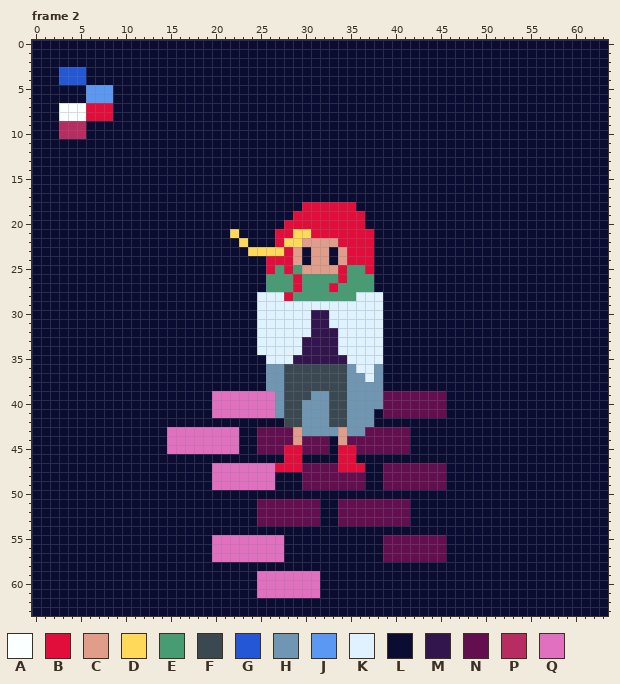
Pixel-art file -- concept art/sprites/more.aseprite. That is the earlier state.
64x64 pixels, 2 frames. Shown: frame 2. The commit also changed other frames, which this record leaves out.
Palette (. is transparent): A #faffff  B #e10e3c  C #e09d89  D #ffd95a  E #489c73  F #3a4852  G #2357d5  H #6f97b3  J #5b98f4  K #dff2ff  L #0b0c31  M #32154d  N #630f4f  P #b72d61  Q #e170c0
And afterwards:
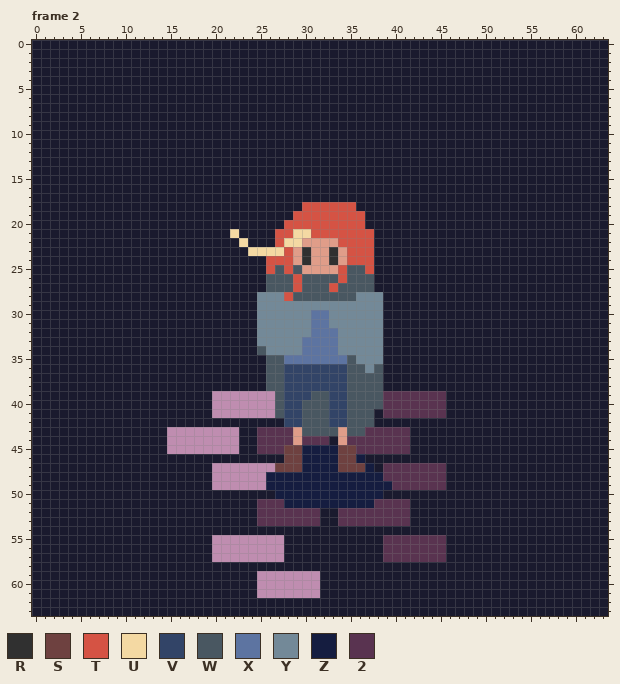
Colours new in this view: R #303030  S #6e4140  T #d55344  U #f4d9a3  V #324467  W #495761  X #5d74a1  Y #738998  Z #151d40  2 #593350
Changes in this commit:
layer "BG/Shadow" now shown
layer "Colors" now hidden
colour L: #0b0c31 -> #1a1a2e
colour Q: #e170c0 -> #bf8db0
Changed rows in their new state; - is a pixel that keeps its letter.
Frame 2:
first column x 3:
 3 LLL---
 4 LLL---
 5 ---LLL
 6 ---LLL
 7 LLLLLL
 8 LLLLLL
 9 LLL---
10 LLL---
first column x 22:
18 --------TTTTTT----------
19 -------TTTTTTTT---------
20 ------TTTTTTTTT---------
21 U----TTUUTTTTTTT--------
22 -U---TUU----TTTT--------
23 --UUUUT-R--R-TTT--------
24 ----TTT-R--R-TTT--------
25 ----TWTW----TWWT--------
26 ----WWWTWWWWTWWW--------
27 ----WWWTWWWTWWWW--------
28 ---YYYTWWWWWWWYYY-------
29 ---YYYYYYYYYYYYYY-------
30 ---YYYYYYXXYYYYYY-------
31 ---YYYYYYXXYYYYYY-------
32 ---YYYYYYXXXYYYYY-------
33 ---YYYYYXXXXYYYYY-------
34 ---WYYYYXXXXYYYYY-------
35 ----WWXXXXXXXWYYY-------
36 ----WWVVVVVVVWWYW-------
37 ----WWVVVVVVVWWWW-------
38 ----WWVVVVVVVWWWW-------
39 -----WVVVWWVVWWWW2222222
40 -----WVVWWWVVWWWW2222222
41 -----WVVWWWVVWWW-2222222
42 ------VVWWWVVWWW--------
43 ---2222-WWWW-WW22222----
44 ---2222-222--2222222----
45 ---222SSZZZZSS222222----
46 ------SSZZZZSSZ---------
47 -----SSSZZZZSSSZ-2222222
48 ----ZZZZZZZZZZZZZ2222222
49 ----ZZZZZZZZZZZZZZ222222
50 -----ZZZZZZZZZZZZ-------
51 ---222ZZZZZZZZZZ2222----
52 ---2222222--22222222----
53 ---2222222--22222222----
55 -----------------2222222
56 -----------------2222222
57 -----------------2222222
Pixel boxes of the changes (left, top, right, bottom) in both pictures:
changed: (32, 40, 608, 616)
